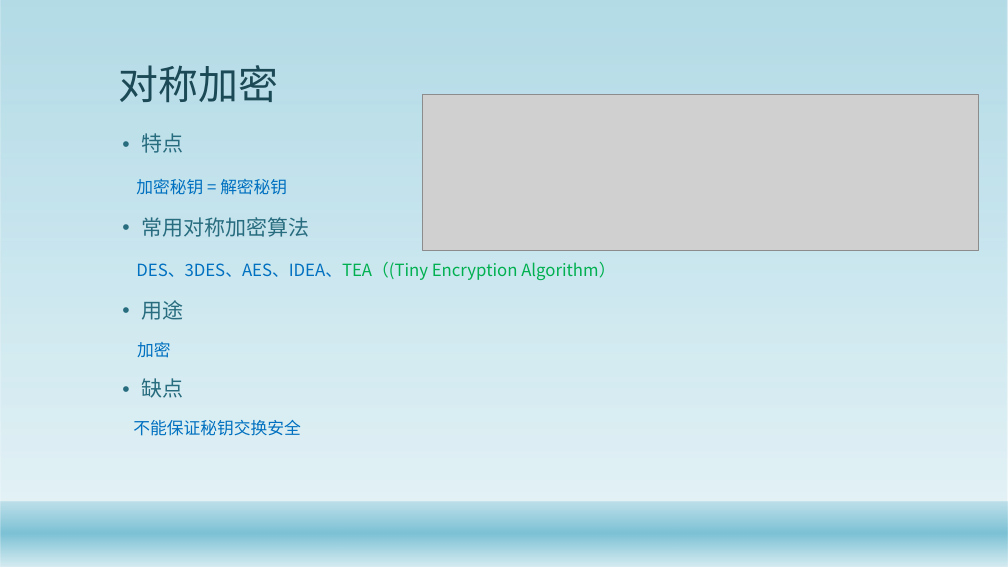
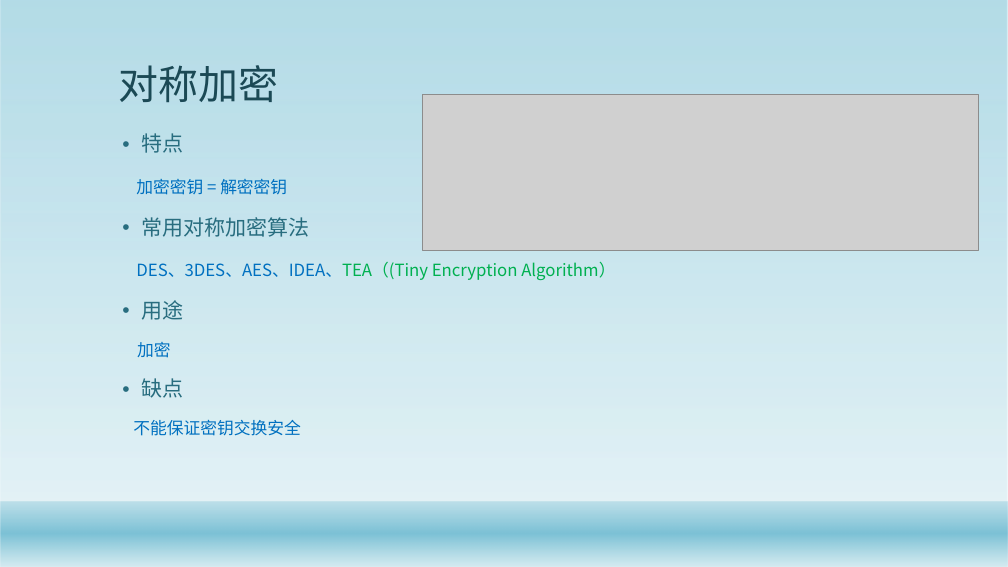
Before and after one commit to gaozhuo/java-security-doc, a slide deck: slide 14 of JavaSecurity/Java安全架构.pptx. Drawn at 1008x567 pixels with LibreOffice and Linux fonts; fonts in the diff are those of the drawing; grey boxes stand for pictures; background and template pictures are left out. Boxes give left, top, right and bottom in pixels: in the first picture for what was removed or moved away, otherwise in the second. Text is boxed around its words. In the diff, an @@ line names an element or a change of style, - is before the commit and + after.

```diff
--- a/JavaSecurity/Java安全架构.pptx
+++ b/JavaSecurity/Java安全架构.pptx
@@ text at box(136, 179, 287, 195): text changed @@
-加密秘钥 = 解密秘钥
+加密密钥 = 解密密钥
@@ text at box(133, 420, 300, 436): text changed @@
-不能保证秘钥交换安全
+不能保证密钥交换安全
```
Also in this commit, not shown: 4 other slides changed.
